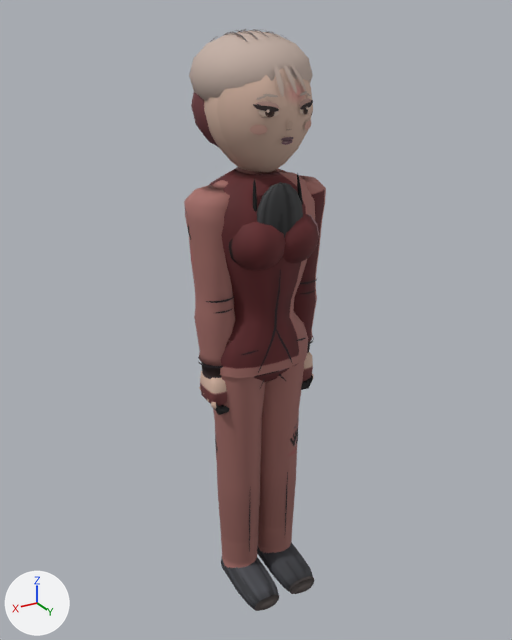
The glTF model assets/models/lingling_a.glb: old version first, new version second.
Rendered twice from a camera (50 mm lens) standing at (1.116, 1.851, 1.945) and looking at (-0.009, -0.024, 1.008). The axes (+X, +Y, +Z) are drawn at lower left. The lights are the same throughout. The older version comes first. Vertices at exactly the same position are counted once.

Names of what the first picture shows: 'Body'.
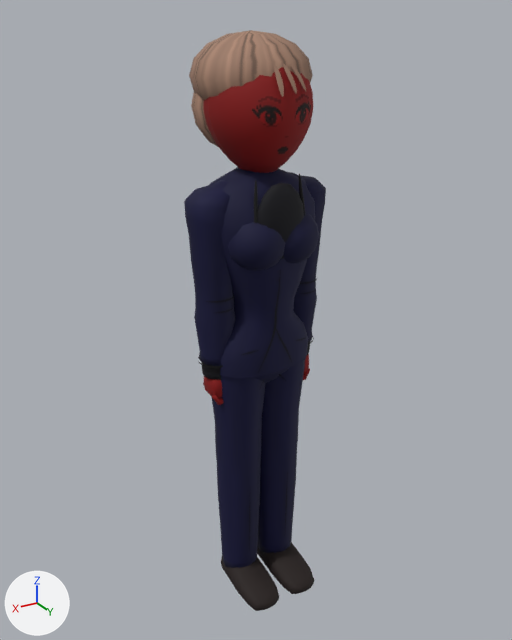
The change, as a diff of the scene's bpy script:
```diff
--- a/assets/models/lingling_a.glb.py
+++ b/assets/models/lingling_a.glb.py
@@ me_mesh_0 @@
 # used by ob_body; location = (0.0, 0.0, 0.0)
-me_mesh_0.from_pydata(...)  # 5262 vertices, 9334 faces; spans x -0.24..0.24, y -0.21..0.22, z -0.02..1.91
+me_mesh_0.from_pydata(...)  # 3916 vertices, 7230 faces; spans x -0.24..0.24, y -0.21..0.22, z -0.02..1.91
+# me_mesh_0 part 1: 26 loose pieces with 1118 vertices, spanning x -0.1..0.1, y 0.14..0.17, z 1.61..1.73, are deleted
+# me_mesh_0 part 2: 122 vertices moved from x -0.2..0.2, y -0.06..0.12, z 0.73..0.97 to x -0.19..0.19, y -0.04..0.12, z 0.77..0.97; 469 vertices removed from x -0.2..0.2, y -0.06..0.12, z 0.73..0.97; 465 vertices added at x -0.19..0.19, y -0.04..0.11, z 0.76..0.97
+# me_mesh_0 part 3: 68 vertices moved within x -0.15..0.15, y -0.13..0.16, z 1.29..1.81; 589 vertices removed from x -0.15..0.15, y -0.2..0.17, z 1.26..1.91; 365 vertices added at x -0.16..0.16, y -0.16..0.16, z 1.26..1.88
+# me_mesh_0 part 4: 5143 kept faces spanning x -0.24..0.24, y -0.21..0.22, z -0.02..1.91 get new vertex colours
 me_mesh_0.materials.append(mat_material_0)
```

Where the change shows, as pixel boxes (x1, y1, x2, y2) in the pictures (512 x 640 px; the box of a moved part takes in the faces that stretch with it):
'Body', reshaped
    before: (184, 29, 326, 611)
    after: (184, 30, 326, 611)
part 1 of me_mesh_0, deleted
    before: (253, 98, 313, 145)
part 2 of me_mesh_0, moved or reshaped
    before: (199, 338, 314, 415)
    after: (203, 338, 310, 432)
part 3 of me_mesh_0, moved or reshaped
    before: (201, 29, 313, 238)
    after: (201, 65, 313, 259)
part 4 of me_mesh_0, recoloured (brown to blue)
    both: (184, 30, 326, 611)
